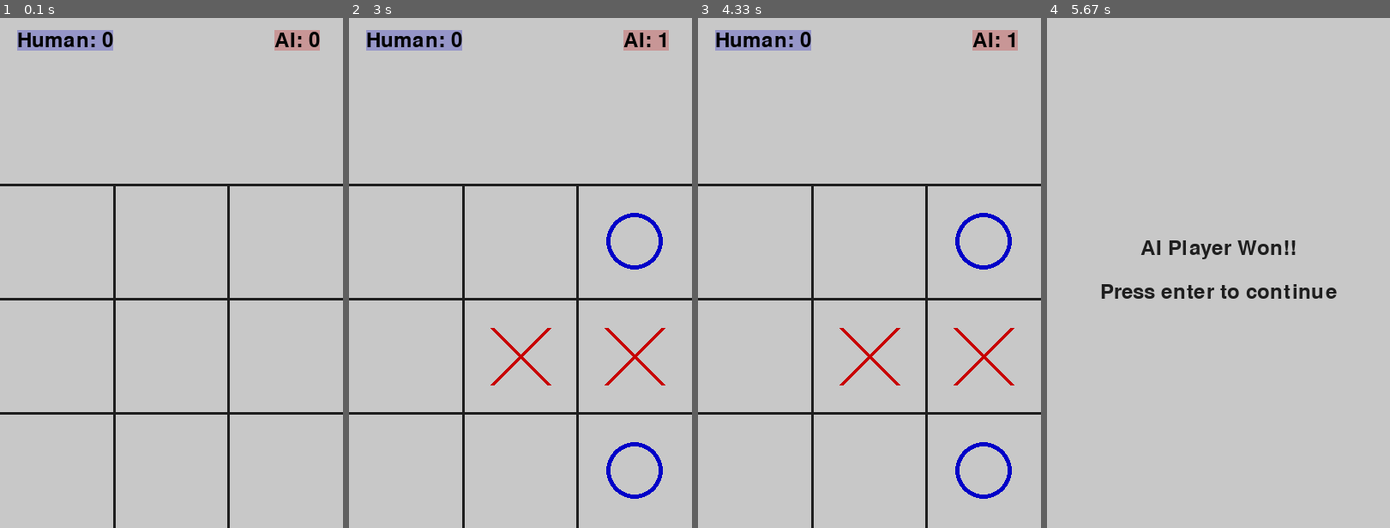
Above: before the commit, frames 1-4 (left to right).
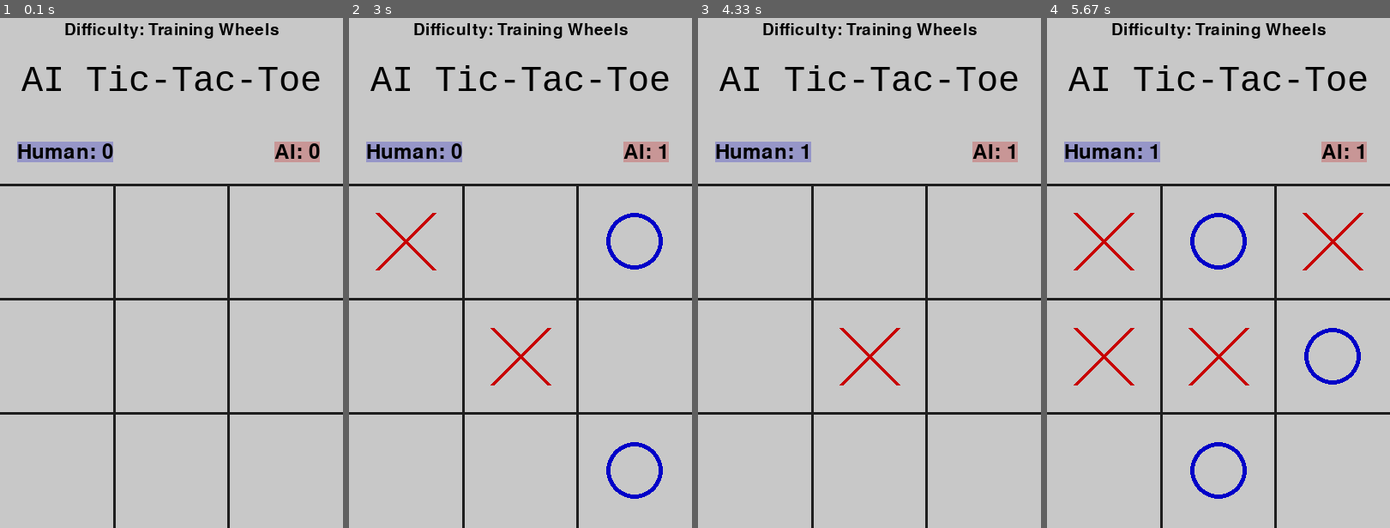
Above: after the commit, the same moments.

Repository: hiroonwijekoon/pygame-ai-tic-tac-toe-game
Game: pygame game, started from pygame-tic-tac-toe.py
Same seed, same stepped clock (60 frames per second), same inputs: the game is played once before the commit and once after it.
Inputs (mouse positions are in pixels of both pictures, inside the frame that each line leads up to):
- Up to frame 1 (0.1 s): no input
- Up to frame 2 (3 s): click (520, 267) at 0.38 s; click (438, 273) at 0.72 s; click (414, 390) at 1.05 s; click (643, 451) at 1.38 s; tap Enter at 2.17 s; click (650, 466) at 2.55 s; click (589, 232) at 2.88 s
- Up to frame 3 (4.33 s): click (989, 405) at 3.22 s; tap Enter at 4 s
- Up to frame 4 (5.67 s): click (1232, 247) at 4.88 s; click (1341, 390) at 5.22 s; click (1167, 420) at 5.55 s

The runs differ from the first frame. In frame 1, 5.0% of the frame differs, in the area x 5-94%, y 1-29%; in frame 2, 5.6%; in frame 3, 6.1%; in frame 4, 9.6%, in the area x 0-100%, y 1-100%.

Commit message:
Difficulty levels implementation

Diff:
--- a/pygame-tic-tac-toe.py
+++ b/pygame-tic-tac-toe.py
@@ -53,8 +53,14 @@
 human_score = 0
 ai_score = 0
 
+#initialize difficulty level
+difficulty_level = 1
+
 # Font for displaying scores
 font = pygame.font.Font(pygame.font.match_font('freesansbold'), 36)
+font_title = pygame.font.Font(pygame.font.match_font('courier'), 42)
+font_level = pygame.font.Font(pygame.font.match_font('freesansbold'), 28)
+
 
 def draw_board():
     """
@@ -69,23 +75,46 @@
     pygame.draw.line(screen, LINE_COLOR, (CELL_WIDTH, 200), (CELL_WIDTH, SCREEN_HEIGHT), 3)
     pygame.draw.line(screen, LINE_COLOR, (CELL_WIDTH * 2, 200), (CELL_WIDTH * 2, SCREEN_HEIGHT), 3)
 
+def draw_in_game_title():
+    # Define positions and sizes
+    maring_y_level = 20
+    margin_y_title = 80
+
+    if difficulty_level==1:
+        level_text_string = "Training Wheels"
+    elif difficulty_level==2:
+        level_text_string = "Rising Star"
+    elif difficulty_level==3:
+        level_text_string = "Tic-Tac-Titan"
+
+    # Draw difficulty level
+    level_text = font_level.render(f"Difficulty: {level_text_string}", True, (0, 0, 0))
+    level_rect = level_text.get_rect(center=(SCREEN_WIDTH//2, maring_y_level))
+    pygame.draw.rect(screen, BACKGROUND_COLOR, level_rect)
+    screen.blit(level_text, level_rect)
+
+    # Draw game title
+    title_text = font_title.render("AI Tic-Tac-Toe", True, (0, 0, 0))
+    title_rect = title_text.get_rect(center=(SCREEN_WIDTH//2, margin_y_title))
+    pygame.draw.rect(screen, BACKGROUND_COLOR, title_rect)
+    screen.blit(title_text, title_rect)
 
 def draw_scores():
     # Define positions and sizes
-    margin = 20
-    human_x = margin
-    ai_x = SCREEN_WIDTH - margin - 60
-    y = margin
+    human_x = 20
+    human_y= 150
+    ai_x = SCREEN_WIDTH - 80
+    ai_y = 150
 
     # Draw human player score
     human_text = font.render(f"Human: {human_score}", True, (0, 0, 0))
-    human_rect = human_text.get_rect(topleft=(human_x, y))
+    human_rect = human_text.get_rect(topleft=(human_x, human_y))
     pygame.draw.rect(screen, O_WIN_COLOR, human_rect)
     screen.blit(human_text, human_rect)
 
     # Draw AI player score
     ai_text = font.render(f"AI: {ai_score}", True, (0, 0, 0))
-    ai_rect = ai_text.get_rect(topleft=(ai_x, y))
+    ai_rect = ai_text.get_rect(topleft=(ai_x, ai_y))
     pygame.draw.rect(screen, X_WIN_COLOR, ai_rect)
     screen.blit(ai_text, ai_rect)
 
@@ -196,62 +225,91 @@
     """
     Perform the AI's move using the heuristic evaluation
     """
-    # 1 If the board is empty, take the center
+
+    # Use techniques according to the difficulty levels
+
+    #  If the board is empty, take the center
     if board[1][1] == "":
         board[1][1] = AI  # AI takes the center
         return
 
-    # 2 Prioritize winning moves
-    for row in range(3):
-        for col in range(3):
-            if board[row][col] == "":  # If the cell is empty
-                board[row][col] = AI  # Simulate the AI's move
-                if check_win(AI):  # Check if this is a winning move for the AI
+    if difficulty_level==1:
+        # Take any open cell
+        for row in range(3):
+            for col in range(3):
+                if board[row][col] == "":  # If the cell is empty
+                    board[row][col] = AI
+                    print("Open cell")
                     return
-                board[row][col] = ""  # Reset the board back
-
-    # 3 Block opponent's winning moves
-    for row in range(3):
-        for col in range(3):
-            if board[row][col] == "":  # If the cell is empty
-                board[row][col] = HUMAN  # Simulate the human's move
-                if check_win(HUMAN):  # Check if this is a winning move for the human player - if so then block it
-                    board[row][col] = AI  # Block the cell to prevent losing
+
+    if difficulty_level==2:
+        # Prioritize winning moves
+        for row in range(3):
+            for col in range(3):
+                if board[row][col] == "":  # If the cell is empty
+                    board[row][col] = AI  # Simulate the AI's move
+                    if check_win(AI):  # Check if this is a winning move for the AI
+                        print("Winning move found")
+                        return
+                    board[row][col] = ""  # Reset the board back
+
+        # Block opponent's winning moves
+        for row in range(3):
+            for col in range(3):
+                if board[row][col] == "":  # If the cell is empty
+                    board[row][col] = HUMAN  # Simulate the human's move
+                    if check_win(HUMAN):  # Check if this is a winning move for the human player - if so then block it
+                        board[row][col] = AI  # Block the cell to prevent losing
+                        print("Blocked opponent's move")
+                        return
+                    board[row][col] = ""  # Reset the board back
+
+        # Take any open cell
+        for row in range(3):
+            for col in range(3):
+                if board[row][col] == "":  # If the cell is empty
+                    board[row][col] = AI
+                    print("Open cell")
                     return
-                board[row][col] = ""  # Reset the board back
-
-    # Take any open cell
-    for row in range(3):
-        for col in range(3):
-            if board[row][col] == "":  # If the cell is empty
-                board[row][col] = AI
-                return
-
-    # 4 Take fork opportunities
-    # Look for moves that create a "fork," where the AI will have two potential winning moves on the next turn. This forces the opponent to defend in two places at once, which is not possible.
-
-    # 5 Block opponents forks
-    # Prevent the opponent from creating a fork. If the opponent has a chance to fork, try to force them into a position where they can only block your winning move instead of creating their fork.
-
-    # 5 Otherwise run Minimax if we have incineration situation
-"""     global iterations
-    iterations = 0
-    best_score = -math.inf
-    move = [-1, -1]
-    # Iterate over the board and determine the best move
-    for row in range(3):
-        for col in range(3):
-            # Check if cell is available
-            if board[row][col] == "":
-                board[row][col] = AI  # Simulate the move
-                score = minimax(board, 0, False)
-                board[row][col] = ""  # Undo the move
-                if score > best_score:
-                    best_score = score
-                    move = [row, col]
-
-    print(f"number of iterations: {iterations}")
-    board[move[0]][move[1]] = AI  # Make the best move """
+
+    if difficulty_level==3:
+        # Prioritize winning moves
+        for row in range(3):
+            for col in range(3):
+                if board[row][col] == "":  # If the cell is empty
+                    board[row][col] = AI  # Simulate the AI's move
+                    if check_win(AI):  # Check if this is a winning move for the AI
+                        return
+                    board[row][col] = ""  # Reset the board back
+
+        # Block opponent's winning moves
+        for row in range(3):
+            for col in range(3):
+                if board[row][col] == "":  # If the cell is empty
+                    board[row][col] = HUMAN  # Simulate the human's move
+                    if check_win(HUMAN):  # Check if this is a winning move for the human player - if so then block it
+                        board[row][col] = AI  # Block the cell to prevent losing
+                        return
+                    board[row][col] = ""  # Reset the board back
+        # Run Minimax
+        global iterations
+        iterations = 0
+        best_score = -math.inf
+        move = [-1, -1]
+        # Iterate over the board and determine the best move
+        for row in range(3):
+            for col in range(3):
+                # Check if cell is available
+                if board[row][col] == "":
+                    board[row][col] = AI  # Simulate the move
+                    score = minimax(board, 0, False)
+                    board[row][col] = ""  # Undo the move
+                    if score > best_score:
+                        best_score = score
+                        move = [row, col]
+
+        print(f"number of iterations: {iterations}")
+        board[move[0]][move[1]] = AI  # Make the best move
 
 def reset_game():
     global game_over, winner, board, current_player, last_player
@@ -266,7 +324,7 @@
     last_player = current_player # Update last player to the current player
 
 def main_loop():
-    global running, game_over, current_player, winner, human_score, ai_score
+    global running, game_over, current_player, winner, human_score, ai_score, last_player
 
 
     clock = pygame.time.Clock()  # Create a clock object
@@ -326,6 +384,7 @@
             draw_scores()
             draw_board()
             draw_marks()
+            draw_in_game_title()
 
 
 
